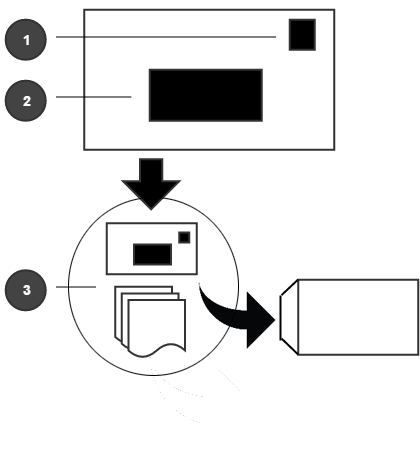
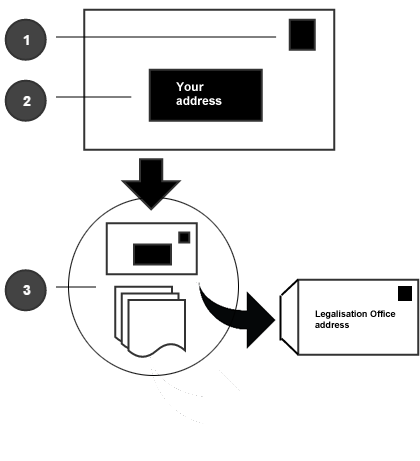
Two versions of the same layered image (420 x 461). Layer-by-layer changes:
added layer "Layer 5" above "Your address" over [398, 286, 412, 301]
added layer "Your address" above "Legalisation Office address" over [176, 82, 222, 105]
added layer "Legalisation Office address" above "circle" over [315, 310, 396, 328]
